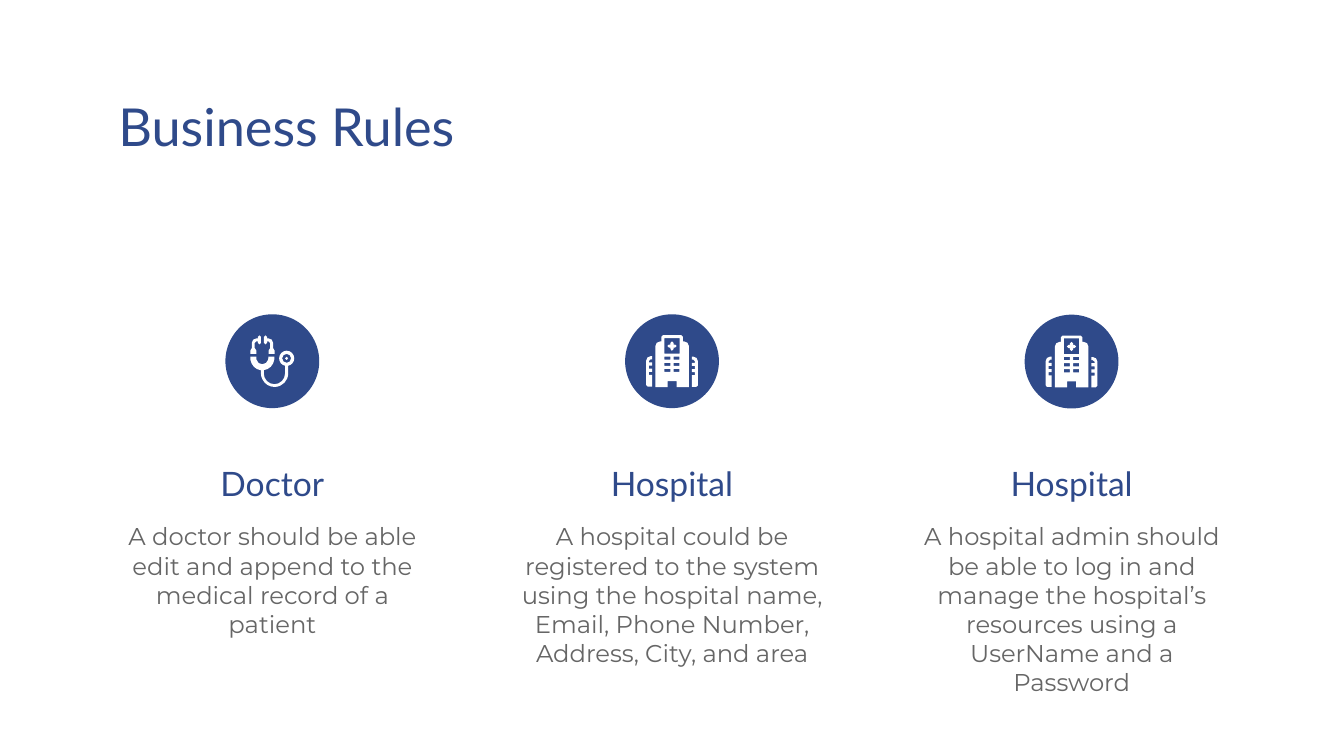
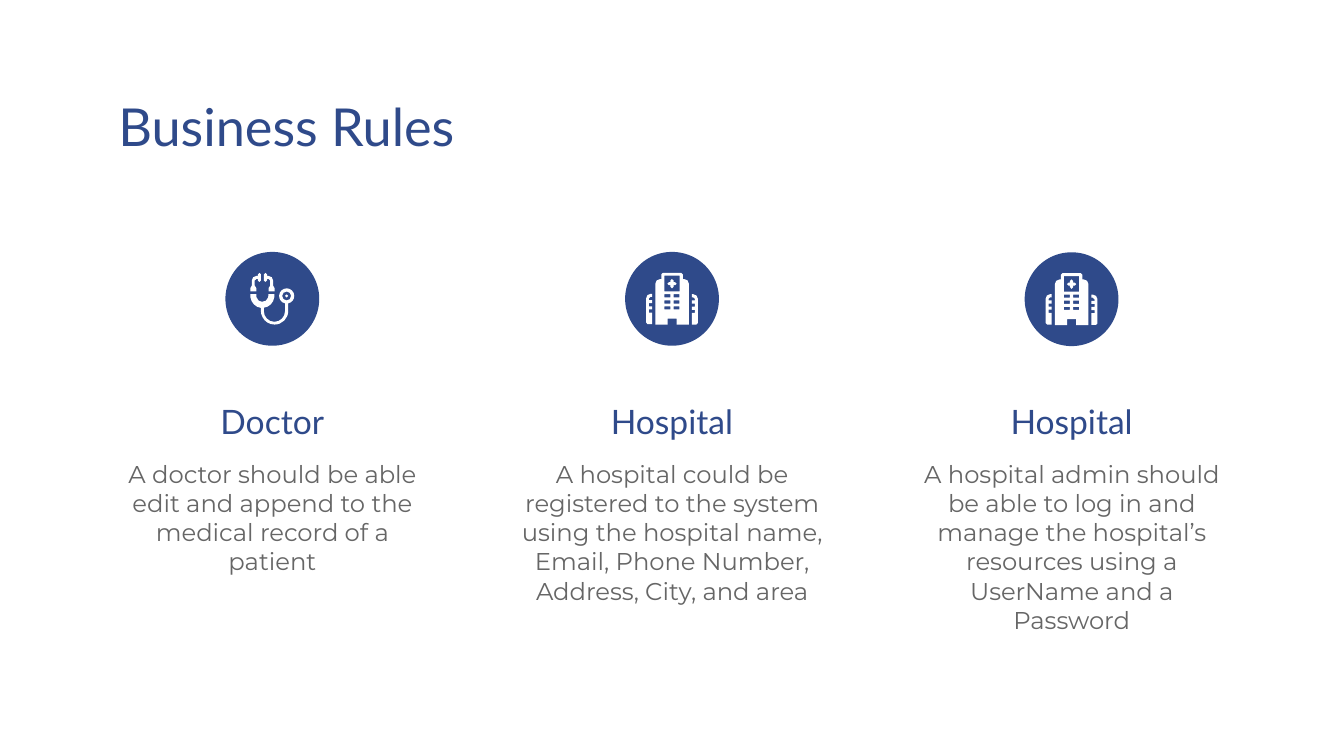
Before and after one commit to DoniaMetwalli/Hospital-System, a slide deck: slide 9 of PresentationV2.pptx. Drawn at 1344x756 pixels with LibreOffice and Linux fonts; fonts in the diff are those of the drawing. Boxes give left, top, right and bottom in pixels: in the first picture for what was removed or moved away, otherwise in the second. Text is boxed around its words. In the diff, an @@ line names an element or a change of style, - is before the commit and + after.

```diff
--- a/PresentationV2.pptx
+++ b/PresentationV2.pptx
@@ 5 freeform shapes, 3 titles, 2 ellipses moved together from (x1=220, y1=314, x2=1133, y2=502) to (x1=220, y1=251, x2=1133, y2=440) @@
@@ 7 freeform shapes, 3 subtitles, 1 ellipse moved together from (x1=128, y1=314, x2=1220, y2=691) to (x1=128, y1=253, x2=1220, y2=629) @@
```
Also in this commit, not shown: 7 other slides changed, 12 slides added.
